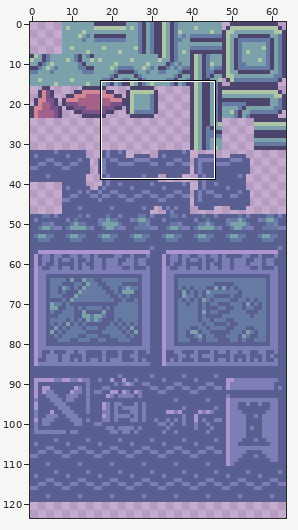
Sprite sheet: TowerOfDreams/sprites/sTileset/8f568ac0-5302-4531-a71c-9c85cac8d6ce.png. The picture above shows the old version from afar; the outline marks the close-up.
Close-up. Before the edit:
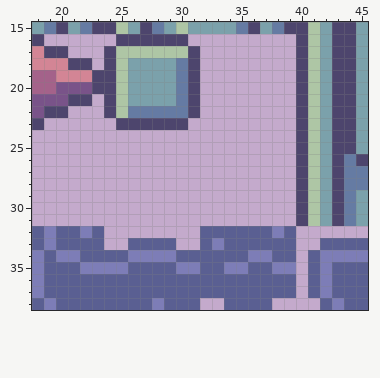
The file is 64x128 pixels. Shown: x 18..45, y 15..38. The wide view leaves out empty margins.
The same view after the edit:
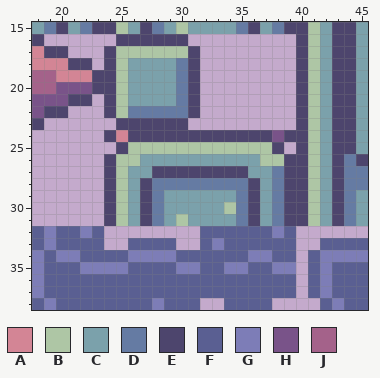
Palette (. is transparent): A #d38595  B #aec6a5  C #7ba1ab  D #657ba3  E #4d456d  F #5a5f92  G #7d7db7  H #795389  J #a4628a
From old to new:
y 24: x 24..39 ................ -> EAEEEEEEEEEEEEHE
y 25: x 25..38 .............. -> EBBBBBBBBBBBBE
y 26: x 24..39 ................ -> EBBCCCCCCCCCCBBE
y 27: x 24..39 ................ -> EBCCEEEEEEEECCDE
y 28: x 24..39 ................ -> EBCEDDDDDDDDECDE
y 29: x 24..39 ................ -> EBCEDCCCCCCDECDE
y 30: x 24..39 ................ -> EBCEDCCCCCBDECDE
y 31: x 24..39 ................ -> EBCEDCBCCCCDECDE
